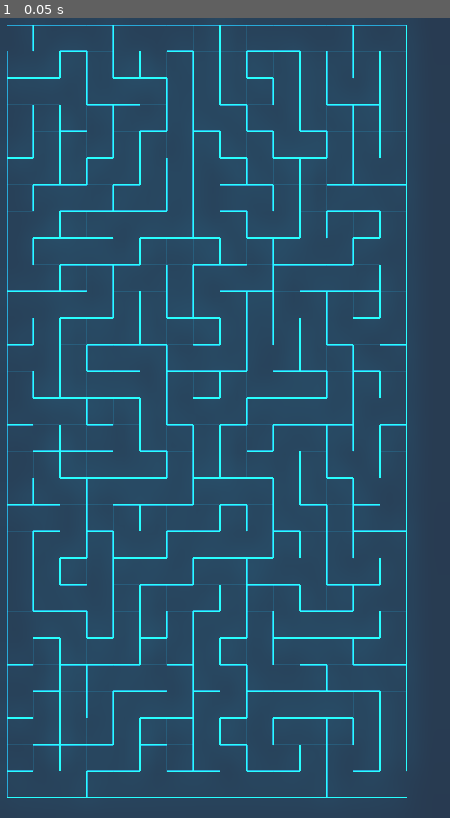
Above: before the commit, frame 1.
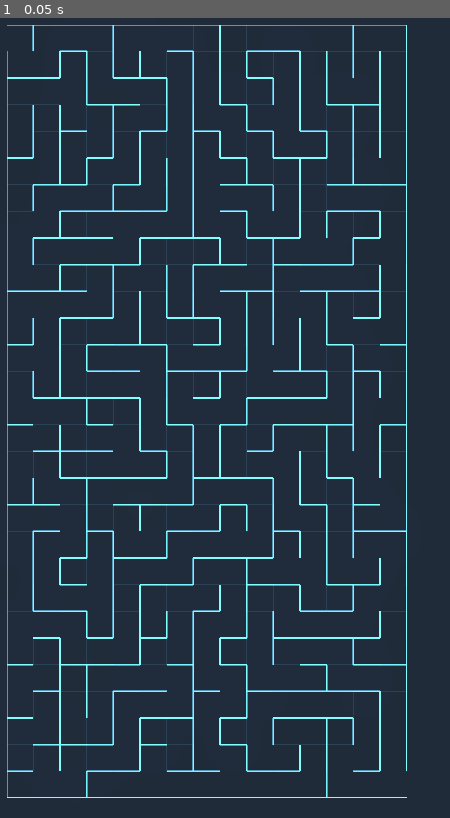
Above: after the commit, the same moment.

Repository: Ash-Kay/SuperMaze
Game: Godot game, scene res://Scene/Main.tscn
The game is run twice, just before and just after one commit, with the same random seed, the same clock (stepped at 60 frames per second) and the same inputs.
Inputs:
- Up to frame 1 (0.05 s): no input

The runs differ from the first frame. In frame 1, 96% of the frame differs, in the area x 0-100%, y 0-100%.

Commit message:
minor changes

Diff:
--- a/Scene/Main.tscn
+++ b/Scene/Main.tscn
@@ -3,91 +3,13 @@
 [ext_resource path="res://Script/Main.gd" type="Script" id=1]
 [ext_resource path="res://Sprite/blank.png" type="Texture" id=2]
 [ext_resource path="res://Sprite/TileSet.tres" type="TileSet" id=3]
+[ext_resource path="res://Scene/WorldEnv.tres" type="Environment" id=4]
 
 [sub_resource type="CanvasItemMaterial" id=1]
 
 render_priority = 0
 blend_mode = 1
 light_mode = 0
-
-[sub_resource type="Environment" id=2]
-
-background_mode = 4
-background_sky_custom_fov = 0.0
-background_color = Color( 0, 0, 0, 1 )
-background_energy = 1.0
-background_canvas_max_layer = 0
-ambient_light_color = Color( 0, 0, 0, 1 )
-ambient_light_energy = 1.0
-ambient_light_sky_contribution = 1.0
-fog_enabled = false
-fog_color = Color( 0.5, 0.6, 0.7, 1 )
-fog_sun_color = Color( 1, 0.9, 0.7, 1 )
-fog_sun_amount = 0.0
-fog_depth_enabled = true
-fog_depth_begin = 10.0
-fog_depth_curve = 1.0
-fog_transmit_enabled = false
-fog_transmit_curve = 1.0
-fog_height_enabled = false
-fog_height_min = 0.0
-fog_height_max = 100.0
-fog_height_curve = 1.0
-tonemap_mode = 0
-tonemap_exposure = 1.0
-tonemap_white = 1.0
-auto_exposure_enabled = false
-auto_exposure_scale = 0.4
-auto_exposure_min_luma = 0.05
-auto_exposure_max_luma = 8.0
-auto_exposure_speed = 0.5
-ss_reflections_enabled = false
-ss_reflections_max_steps = 64
-ss_reflections_fade_in = 0.15
-ss_reflections_fade_out = 2.0
-ss_reflections_depth_tolerance = 0.2
-ss_reflections_roughness = true
-ssao_enabled = false
-ssao_radius = 1.0
-ssao_intensity = 1.0
-ssao_radius2 = 0.0
-ssao_intensity2 = 1.0
-ssao_bias = 0.01
-ssao_light_affect = 0.0
-ssao_color = Color( 0, 0, 0, 1 )
-ssao_quality = 0
-ssao_blur = 3
-ssao_edge_sharpness = 4.0
-dof_blur_far_enabled = false
-dof_blur_far_distance = 10.0
-dof_blur_far_transition = 5.0
-dof_blur_far_amount = 0.1
-dof_blur_far_quality = 1
-dof_blur_near_enabled = false
-dof_blur_near_distance = 2.0
-dof_blur_near_transition = 1.0
-dof_blur_near_amount = 0.1
-dof_blur_near_quality = 1
-glow_enabled = true
-glow_levels/1 = false
-glow_levels/2 = false
-glow_levels/3 = true
-glow_levels/4 = false
-glow_levels/5 = true
-glow_levels/6 = false
-glow_levels/7 = false
-glow_intensity = 0.8
-glow_strength = 1.0
-glow_bloom = 0.1
-glow_blend_mode = 0
-glow_hdr_threshold = 1.0
-glow_hdr_scale = 2.0
-glow_bicubic_upscale = false
-adjustment_enabled = false
-adjustment_brightness = 1.0
-adjustment_contrast = 1.0
-adjustment_saturation = 1.0
-_sections_unfolded = [ "Glow" ]
 
 [node name="Node" type="Node" index="0"]
 
@@ -105,7 +27,7 @@
 
 [node name="TileMap" type="TileMap" parent="." index="1"]
 
-modulate = Color( 0, 0.811765, 1, 1 )
+modulate = Color( 0.378906, 0.883088, 1, 1 )
 material = SubResource( 1 )
 mode = 0
 tile_set = ExtResource( 3 )
@@ -140,4 +62,4 @@
 
 [node name="WorldEnvironment" type="WorldEnvironment" parent="." index="3"]
 
-environment = SubResource( 2 )
+environment = ExtResource( 4 )
--- /dev/null
+++ b/Scene/WorldEnv.tres
@@ -0,0 +1,80 @@
+[gd_resource type="Environment" format=2]
+
+[resource]
+
+background_mode = 4
+background_sky_custom_fov = 0.0
+background_color = Color( 0, 0, 0, 1 )
+background_energy = 1.0
+background_canvas_max_layer = 0
+ambient_light_color = Color( 0, 0, 0, 1 )
+ambient_light_energy = 1.0
+ambient_light_sky_contribution = 1.0
+fog_enabled = false
+fog_color = Color( 0.5, 0.6, 0.7, 1 )
+fog_sun_color = Color( 1, 0.9, 0.7, 1 )
+fog_sun_amount = 0.0
+fog_depth_enabled = true
+fog_depth_begin = 10.0
+fog_depth_curve = 1.0
+fog_transmit_enabled = false
+fog_transmit_curve = 1.0
+fog_height_enabled = false
+fog_height_min = 0.0
+fog_height_max = 100.0
+fog_height_curve = 1.0
+tonemap_mode = 0
+tonemap_exposure = 1.0
+tonemap_white = 1.0
+auto_exposure_enabled = false
+auto_exposure_scale = 0.4
+auto_exposure_min_luma = 0.05
+auto_exposure_max_luma = 8.0
+auto_exposure_speed = 0.5
+ss_reflections_enabled = false
+ss_reflections_max_steps = 64
+ss_reflections_fade_in = 0.15
+ss_reflections_fade_out = 2.0
+ss_reflections_depth_tolerance = 0.2
+ss_reflections_roughness = true
+ssao_enabled = false
+ssao_radius = 1.0
+ssao_intensity = 1.0
+ssao_radius2 = 0.0
+ssao_intensity2 = 1.0
+ssao_bias = 0.01
+ssao_light_affect = 0.0
+ssao_color = Color( 0, 0, 0, 1 )
+ssao_quality = 0
+ssao_blur = 3
+ssao_edge_sharpness = 4.0
+dof_blur_far_enabled = false
+dof_blur_far_distance = 10.0
+dof_blur_far_transition = 5.0
+dof_blur_far_amount = 0.1
+dof_blur_far_quality = 1
+dof_blur_near_enabled = false
+dof_blur_near_distance = 2.0
+dof_blur_near_transition = 1.0
+dof_blur_near_amount = 0.1
+dof_blur_near_quality = 1
+glow_enabled = true
+glow_levels/1 = false
+glow_levels/2 = false
+glow_levels/3 = true
+glow_levels/4 = false
+glow_levels/5 = true
+glow_levels/6 = false
+glow_levels/7 = false
+glow_intensity = 0.8
+glow_strength = 1.0
+glow_bloom = 0.0
+glow_blend_mode = 0
+glow_hdr_threshold = 1.0
+glow_hdr_scale = 2.0
+glow_bicubic_upscale = false
+adjustment_enabled = false
+adjustment_brightness = 1.0
+adjustment_contrast = 1.0
+adjustment_saturation = 1.0
+_sections_unfolded = [ "Glow" ]
